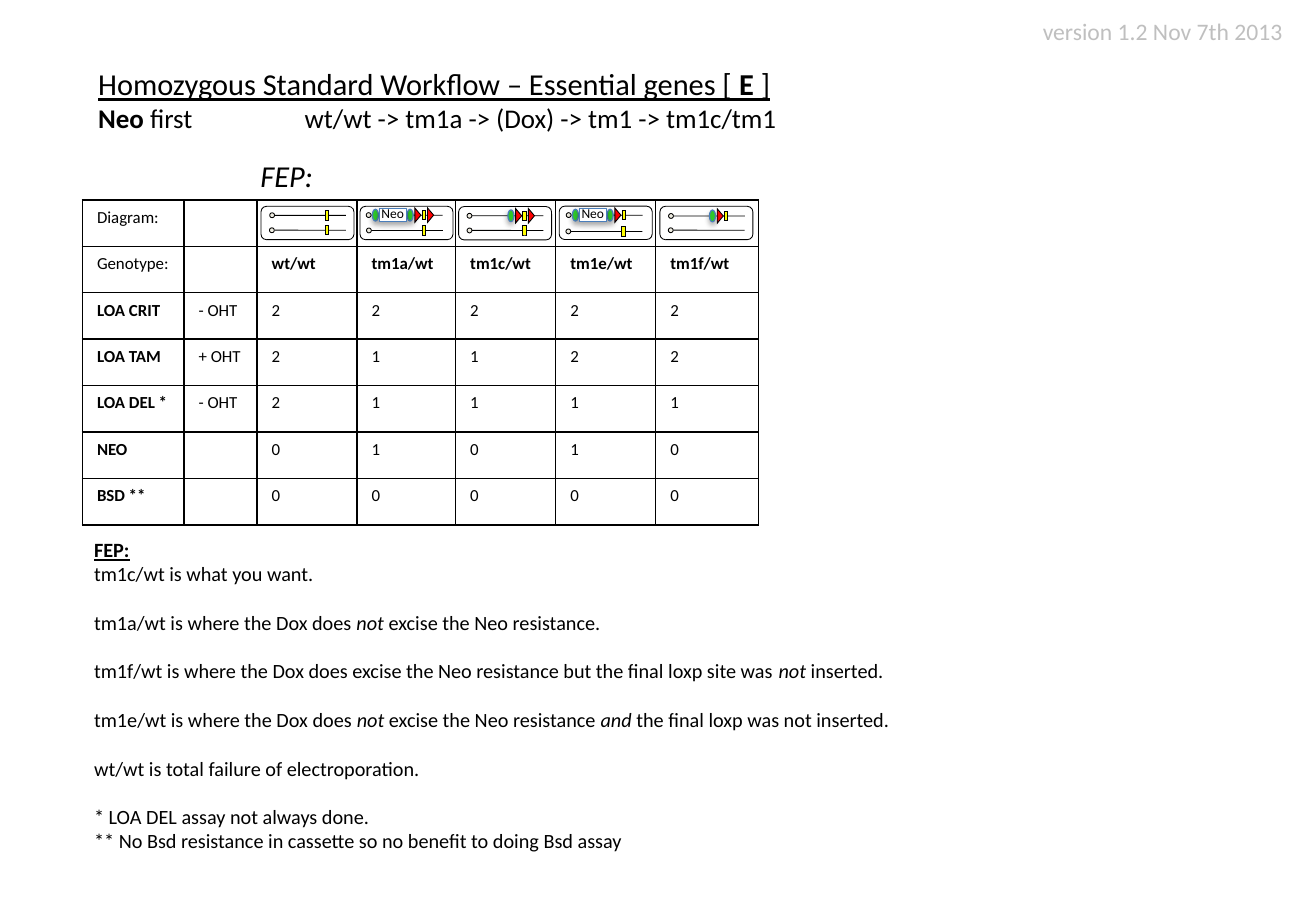
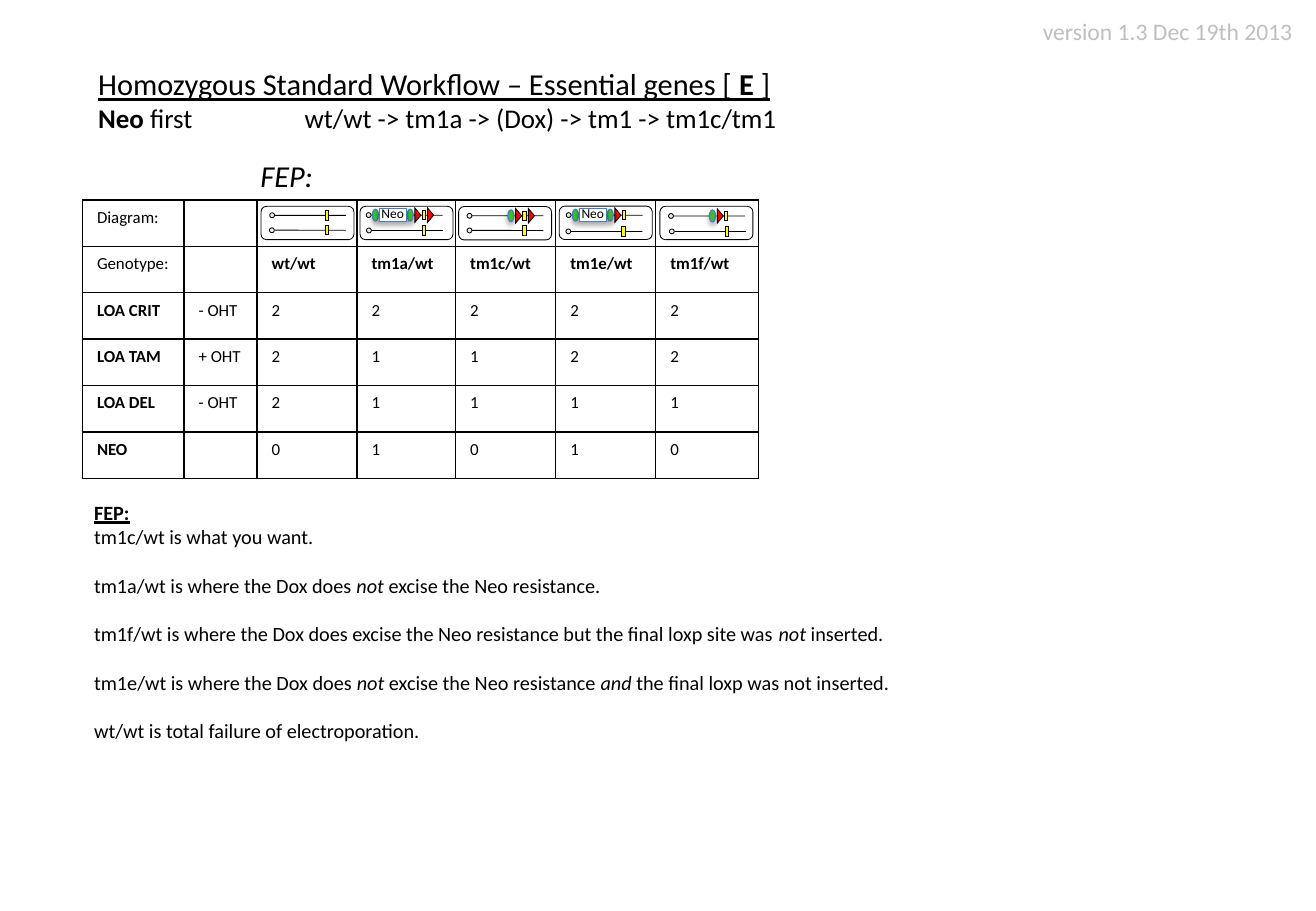
Before and after one commit to htgt/LIMS2-Docs, a slide deck: slide 4 of lab_worklflows/workflow_genotyping.pptx. Drawn at 1316x911 pixels with LibreOffice and Linux fonts; fonts in the diff are those of the drawing. Boxes give left, top, right and bottom in pixels: in the first picture for what was removed or moved away, otherwise in the second. Text is boxed around its words. In the diff, an @@ line names an element or a change of style, - is before the commit and + after.

Commit message:
Updated genotyping qc tables for Wendys assay ruleset changes

```diff
--- a/lab_worklflows/workflow_genotyping.pptx
+++ b/lab_worklflows/workflow_genotyping.pptx
@@ text at (1043, 24, 1292, 40): text changed @@
-version 1.2 Nov 7th 2013
+version 1.3 Dec 19th 2013
@@ table at (83, 199, 758, 479) @@
-row 5, column 1: LOA DEL *
+row 5, column 1: LOA DEL
-row 7: BSD ** |  | 0 | 0 | 0 | 0 | 0
@@ rectangle added at (725, 227, 729, 237), fill #FFFF00, outline #000000 0.5 pt @@
@@ text "FEP:": place and size @@
-text "FEP:" at (94, 544, 889, 852)
+text "FEP:" at (94, 507, 889, 742)
@@ text at (109, 810, 622, 852): paragraphs removed @@
-* LOA DEL assay not always done.
-** No Bsd resistance in cassette so no benefit to doing Bsd assay
```
Also in this commit, not shown: 6 other slides changed, 1 other file.
